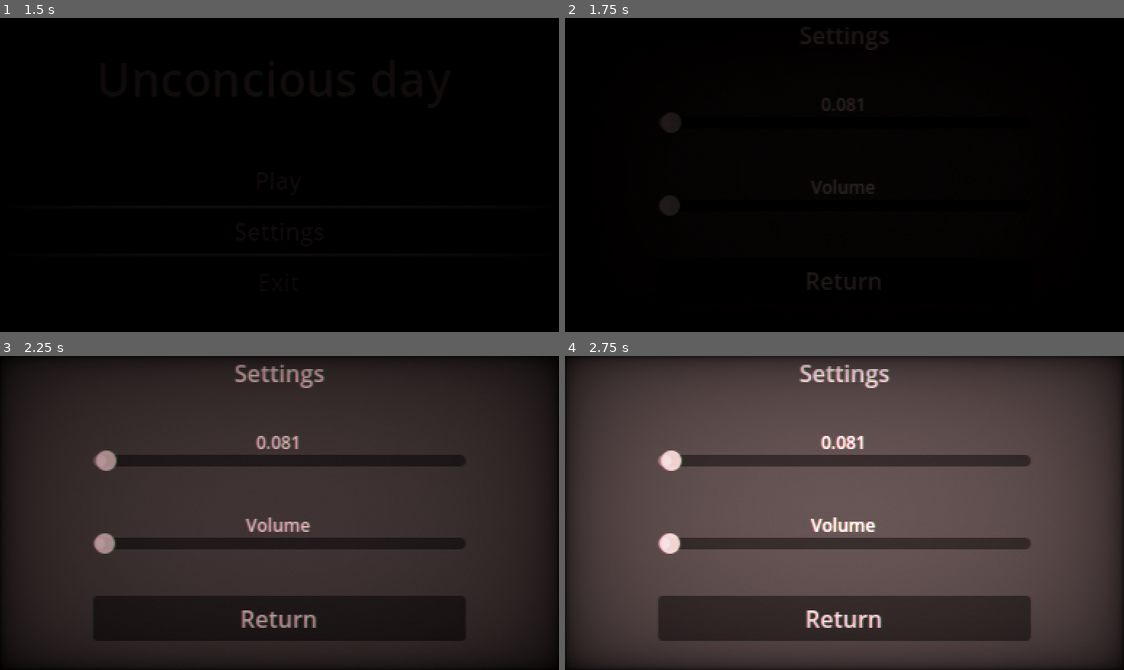
Above: before the commit, frames 1-4 (two rows, left to right).
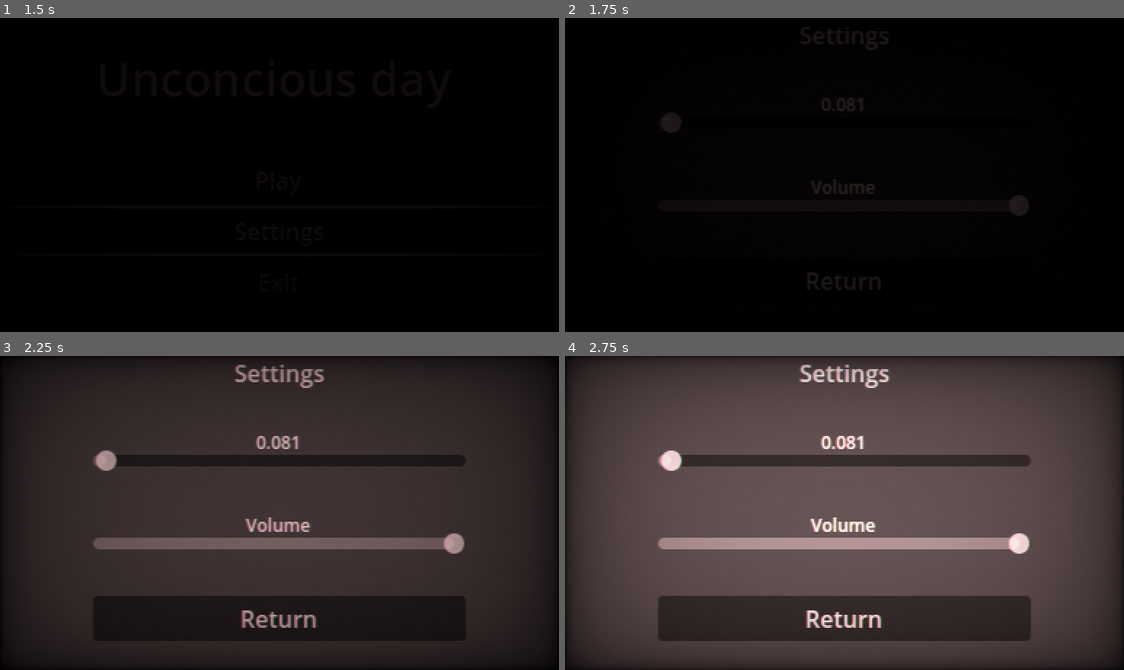
Above: after the commit, the same moments.

Repository: KamiNuke/SpookyJam
Game: Godot game, scene res://scenes/default.tscn
Two runs of this game, one before a commit and one after it. Both use one fixed random seed, a clock stepped at 60 frames per second and the inputs below.
Inputs:
- Up to frame 1 (1.5 s): click "Settings" at 0.5 s; click "Play" at 1.25 s
- Up to frame 2 (1.75 s): no input
- Up to frame 3 (2.25 s): click "Return" at 2 s
- Up to frame 4 (2.75 s): no input

Frame 1 is identical in both runs. In frame 2, 0.2% of the frame differs, in the area x 17-83%, y 56-63%; in frame 3, 2.6%; in frame 4, 2.6%, in the area x 16-84%, y 56-63%.

Commit message:
Menu Music, UI sounds, Volume Slider
Do not merge yet - explored different options to implement audio, menu sounds easier to do without FMOD. Volume settings currently do not save once leaving settings pages

Diff:
--- a/project.godot
+++ b/project.godot
@@ -18,6 +18,7 @@
 [autoload]
 
 global="*res://scenes/autoloads/globals.gd"
+AudioManager="*res://scenes/AudioManager.tscn"
 
 [debug]
 
--- /dev/null
+++ b/scenes/AudioManager.tscn
@@ -0,0 +1,19 @@
+[gd_scene load_steps=5 format=3 uid="uid://c1ub73qocqhuw"]
+
+[ext_resource type="Script" uid="uid://cqropw4xq5i8q" path="res://scenes/audio_manager.gd" id="1_3dgps"]
+[ext_resource type="AudioStream" uid="uid://dwdmu1774qvue" path="res://assets/music/menuMusic.mp3" id="2_151wy"]
+[ext_resource type="AudioStream" uid="uid://dp6hpfl3mxskc" path="res://assets/sfx/UIButton.mp3" id="3_qb6qo"]
+[ext_resource type="AudioStream" uid="uid://dq14tsvfxhtc1" path="res://assets/sfx/UIPlay.mp3" id="4_v5v75"]
+
+[node name="AudioManager" type="Node"]
+script = ExtResource("1_3dgps")
+
+[node name="MusicPlayer" type="AudioStreamPlayer" parent="."]
+stream = ExtResource("2_151wy")
+
+[node name="SFXButton" type="AudioStreamPlayer" parent="."]
+stream = ExtResource("3_qb6qo")
+
+[node name="SFXPlay" type="AudioStreamPlayer" parent="."]
+stream = ExtResource("4_v5v75")
+volume_db = 3.817
--- /dev/null
+++ b/scenes/audio_manager.gd
@@ -0,0 +1,39 @@
+extends Node
+
+@onready var music_player = $MusicPlayer
+@onready var sfx_button = $SFXButton
+@onready var sfx_play = $SFXPlay
+
+# ----------------
+# MUSIC
+# ----------------
+func play_music(fade_time := 1.0):
+	if music_player.stream == null:
+		push_warning("No stream assigned to MusicPlayer.")
+		return
+	music_player.volume_db = -30
+	music_player.play()
+	var tween = get_tree().create_tween()
+	tween.tween_property(music_player, "volume_db", 0, fade_time)
+
+func stop_music(fade_time := 1.0):
+	var tween = get_tree().create_tween()
+	tween.tween_property(music_player, "volume_db", -30, fade_time)
+	tween.tween_callback(Callable(music_player, "stop"))
+
+# ----------------
+# SFX
+# ----------------
+func play_sfx_button(volume_db := 0):
+	if sfx_button.stream == null:
+		push_warning("No stream assigned to SFXButton.")
+		return
+	sfx_button.volume_db = volume_db
+	sfx_button.play()
+
+func play_sfx_play(volume_db := 0, fade_time := 1.0):
+	if sfx_play.stream == null:
+		push_warning("No stream assigned to SFXPlay.")
+		return
+	sfx_play.volume_db = volume_db
+	sfx_play.play()
--- a/scenes/autoloads/globals.gd
+++ b/scenes/autoloads/globals.gd
@@ -2,6 +2,7 @@
 
 #at default resolution use 0.0025
 var sensitivity = 0.008
+var volume_db := 0.0
 
 # Called when the node enters the scene tree for the first time.
 func _ready() -> void:
--- a/scenes/main_menu.gd
+++ b/scenes/main_menu.gd
@@ -7,17 +7,22 @@
 func _ready() -> void:
 	var transition = get_parent().get_node("TransitionController")
 	connect("change_scene", Callable(transition, "_change_scene"))
-
+	AudioManager.play_music()
 
 # Called every frame. 'delta' is the elapsed time since the previous frame.
 func _process(_delta: float) -> void:
 	pass
 
 func _on_play_button_button_up() -> void:
+	AudioManager.play_sfx_play()
+	AudioManager.stop_music(1.0)
 	emit_signal("change_scene", get_node("."), "res://scenes/levels/fabric-blockout.tscn")
 
 func _on_exit_button_button_up() -> void:
+	AudioManager.play_sfx_button()
+	AudioManager.stop_music(1.0)
 	emit_signal("change_scene", get_node("."), "res://scenes/quit_scene.tscn")
 
 func _on_settings_button_button_up() -> void:
+	AudioManager.play_sfx_button()
 	emit_signal("change_scene", get_node("."), "res://scenes/settings_menu.tscn")
--- a/scenes/settings_menu.gd
+++ b/scenes/settings_menu.gd
@@ -4,6 +4,7 @@
 
 @onready var sensitivity_label: Label = $VBoxContainer/SensitivityContainer/SensitivityLabel
 @onready var sensitivity_slider: HSlider = $VBoxContainer/SensitivityContainer/SensitivitySlider
+@onready var volume_slider: HSlider = $VBoxContainer/VolumeContainer/VolumeSlider
 
 # Called when the node enters the scene tree for the first time.
 func _ready() -> void:
@@ -16,6 +17,13 @@
 	sensitivity_slider.min_value = 0.0001
 	sensitivity_slider.step = 0.0001
 
+	volume_slider.min_value = -40
+	volume_slider.max_value = 0
+	volume_slider.step = 0.1
+	volume_slider.value = global.volume_db if "volume_db" in global else 0
+
+	# Apply initial volume
+	_on_volume_slider_value_changed(volume_slider.value)
 
 # Called every frame. 'delta' is the elapsed time since the previous frame.
 func _process(delta: float) -> void:
@@ -27,10 +35,14 @@
 	sensitivity_label.text = str(value * 10) #multiply by 10 to round numbers
 
 
-# idk later....
 func _on_volume_slider_value_changed(value: float) -> void:
-	pass
+	global.volume_db = value
+	AudioManager.music_player.volume_db = value
+	AudioManager.sfx_button.volume_db = value
+	AudioManager.sfx_play.volume_db = value
 
 
 func _on_button_button_up() -> void:
+	AudioManager.play_sfx_button()
+	AudioManager.stop_music(1.0)
 	emit_signal("change_scene", get_node("."), "res://scenes/main_menu.tscn")
Not shown, added: assets/music/menuMusic.mp3.import
Not shown, added: assets/sfx/UIButton.mp3.import
Not shown, added: assets/sfx/UIPlay.mp3.import
Not shown, added: scenes/audio_manager.gd.uid
Not shown, added: assets/music/menuMusic.mp3
Not shown, added: assets/sfx/UIButton.mp3
Not shown, added: assets/sfx/UIPlay.mp3
